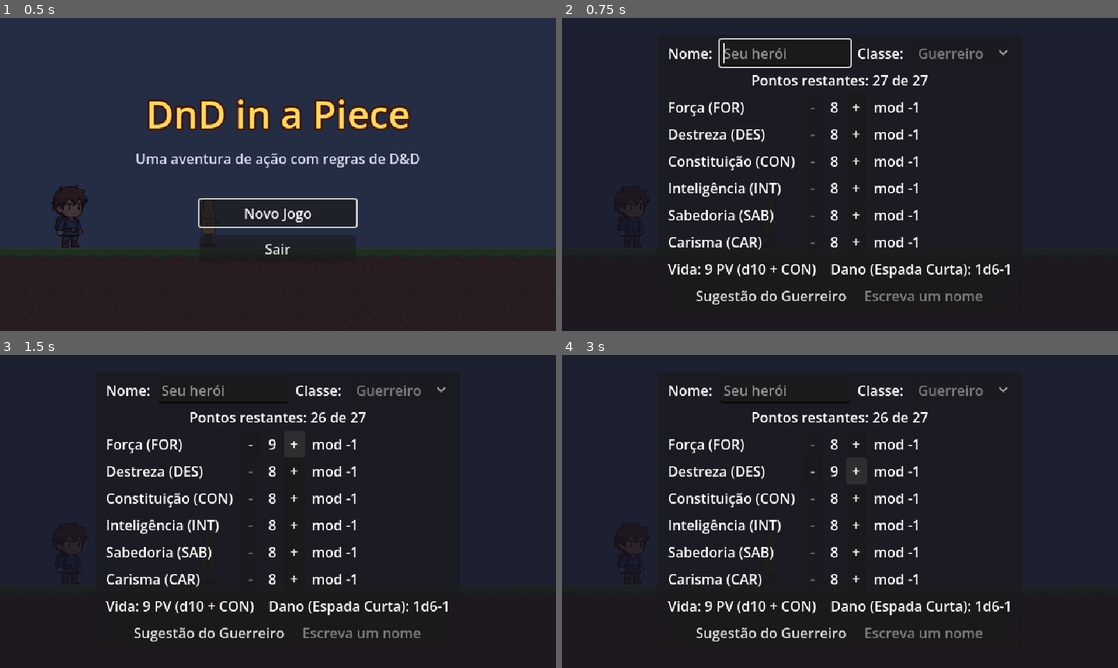
Above: before the commit, frames 1-4 (two rows, left to right).
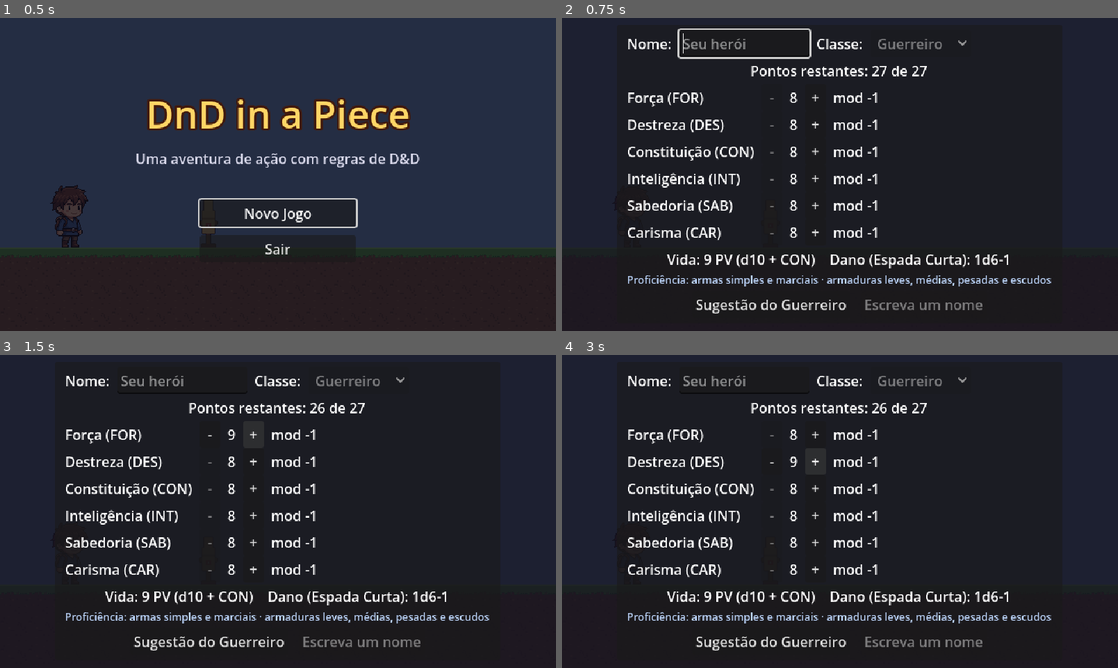
Above: after the commit, the same moments.

Repository: Lucas-PB1/dnd-in-a-piec
Game: Godot game, scene res://levels/main.tscn
The game is run twice, just before and just after one commit, with the same random seed, the same clock (stepped at 60 frames per second) and the same inputs.
Inputs:
- Up to frame 1 (0.5 s): no input
- Up to frame 2 (0.75 s): click "Novo Jogo" at 0.5 s
- Up to frame 3 (1.5 s): click "+" at 1.25 s
- Up to frame 4 (3 s): click "-" at 2 s; click "+" at 2.75 s

Frame 1 is identical in both runs. In frame 2, 12% of the frame differs, in the area x 11-88%, y 3-95%; in frame 3, 12%; in frame 4, 12%.

Commit message:
Proficiências de armas e treinamento de armaduras
- Proficiencias: armas simples/marciais, armaduras leves/médias/pesadas/escudos
- ClasseRPG com proficiências; Guerreiro proficiente em tudo (livro)
- Arma.categoria (espada curta marcial; desarmado sempre proficiente)
- Sem proficiência na arma: o ataque não soma o +2 de proficiência
- Criação mostra as proficiências da classe; inventário avisa 'Sem proficiência'
- Testes das proficiências

Co-Authored-By: Claude Opus 5.5 <noreply@anthropic.com>

Diff:
--- a/core/dados/arma.gd
+++ b/core/dados/arma.gd
@@ -7,6 +7,9 @@
 @export var dados_dano: String = "1d6"
 ## Tipo de dano (TiposDano): espada curta = perfurante, soco = contundente.
 @export var tipo_dano: StringName = TiposDano.CONTUNDENTE
+## Categoria para proficiência (Proficiencias: simples ou marcial; espada curta = marcial).
+## Vazio = ataque desarmado: todo mundo é proficiente.
+@export var categoria: StringName = &""
 ## Acuidade (D&D): o dano usa o maior entre Força e Destreza. Sem ela, usa só Força.
 @export var acuidade: bool = false
 ## Arma não mágica: sofre Corrosão (ex.: tocar o Gray Ooze). Falso para soco e armas mágicas.
--- a/core/dados/classe_rpg.gd
+++ b/core/dados/classe_rpg.gd
@@ -9,3 +9,7 @@
 @export var atributos_sugeridos: Dictionary[StringName, int] = {}
 ## Salvaguardas em que a classe é proficiente (Guerreiro: Força e Constituição).
 @export var salvaguardas_proficientes: Array[StringName] = []
+## Categorias de arma em que é proficiente (Proficiencias: simples, marcial).
+@export var proficiencias_armas: Array[StringName] = []
+## Treinamento de armaduras (Proficiencias: leve, media, pesada, escudo).
+@export var treinamento_armaduras: Array[StringName] = []
--- a/core/regras/ficha.gd
+++ b/core/regras/ficha.gd
@@ -76,10 +76,16 @@
 	return dado.texto()
 
 
-## Bônus para acertar: proficiência + o mesmo modificador do dano (o Guerreiro é proficiente
-## com todas as armas e com o ataque desarmado).
+## Proficiente com a arma? Ataque desarmado (sem categoria) sempre é.
+func proficiente_com(arma: Arma) -> bool:
+	return arma.categoria == &"" or arma.categoria in classe.proficiencias_armas
+
+
+## Bônus para acertar: o mesmo modificador do dano + proficiência, se for proficiente com
+## a arma (sem proficiência a arma ainda funciona, só não soma o +2).
 func bonus_ataque(arma: Arma) -> int:
-	return BONUS_PROFICIENCIA + bonus_dano(arma)
+	var proficiencia := BONUS_PROFICIENCIA if proficiente_com(arma) else 0
+	return proficiencia + bonus_dano(arma)
 
 
 ## O ataque com a arma, pronto para ser resolvido contra a CA do alvo.
--- /dev/null
+++ b/core/regras/proficiencias.gd
@@ -0,0 +1,37 @@
+class_name Proficiencias
+extends RefCounted
+## Categorias de proficiência do D&D 5e (armas e treinamento de armaduras).
+## Arma sem proficiência: não soma o bônus de proficiência no ataque.
+## Armadura sem treinamento: desvantagem em testes de FOR e DES (entra com as armaduras).
+
+const ARMA_SIMPLES := &"simples"
+const ARMA_MARCIAL := &"marcial"
+
+const ARMADURA_LEVE := &"leve"
+const ARMADURA_MEDIA := &"media"
+const ARMADURA_PESADA := &"pesada"
+const ESCUDO := &"escudo"
+
+const NOMES_ARMAS := {ARMA_SIMPLES: "simples", ARMA_MARCIAL: "marciais"}
+const NOMES_ARMADURAS := {ARMADURA_LEVE: "leves", ARMADURA_MEDIA: "médias", ARMADURA_PESADA: "pesadas", ESCUDO: "escudos"}
+const NOMES_CATEGORIA_ARMA := {ARMA_SIMPLES: "simples", ARMA_MARCIAL: "marcial"}
+
+
+## "armas simples e marciais"
+static func texto_armas(categorias: Array[StringName]) -> String:
+	return "armas %s" % _juntar(categorias, NOMES_ARMAS) if not categorias.is_empty() else "nenhuma arma"
+
+
+## "armaduras leves, médias, pesadas e escudos"
+static func texto_armaduras(categorias: Array[StringName]) -> String:
+	return "armaduras %s" % _juntar(categorias, NOMES_ARMADURAS) if not categorias.is_empty() else "nenhuma armadura"
+
+
+## Junta como em português: "a", "a e b", "a, b e c".
+static func _juntar(categorias: Array[StringName], nomes: Dictionary) -> String:
+	var partes: PackedStringArray = []
+	for categoria in categorias:
+		partes.append(nomes.get(categoria, String(categoria)))
+	if partes.size() <= 1:
+		return "".join(partes)
+	return "%s e %s" % [", ".join(partes.slice(0, partes.size() - 1)), partes[partes.size() - 1]]
--- a/data/arma_espada_curta.tres
+++ b/data/arma_espada_curta.tres
@@ -6,11 +6,12 @@
 [resource]
 script = ExtResource("1_arma")
 nome = "Espada Curta"
-descricao = "Lâmina leve de estocada (perfurante). Acuidade: usa Força ou Destreza, a maior."
+descricao = "Arma marcial leve de estocada (perfurante). Acuidade: usa Força ou Destreza, a maior."
 icone = ExtResource("2_textura")
 espaco = &"mao"
 dados_dano = "1d6"
 tipo_dano = &"perfurante"
+categoria = &"marcial"
 acuidade = true
 corroivel = true
 textura = ExtResource("2_textura")
--- a/data/classe_guerreiro.tres
+++ b/data/classe_guerreiro.tres
@@ -15,3 +15,5 @@
 &"sabedoria": 12
 })
 salvaguardas_proficientes = Array[StringName]([&"forca", &"constituicao"])
+proficiencias_armas = Array[StringName]([&"simples", &"marcial"])
+treinamento_armaduras = Array[StringName]([&"leve", &"media", &"pesada", &"escudo"])
--- a/tests/teste_combate_dnd.gd
+++ b/tests/teste_combate_dnd.gd
@@ -18,6 +18,7 @@
 	_testar_gray_ooze()
 	_testar_tipos_e_resistencia()
 	_testar_desgaste()
+	_testar_proficiencias()
 	if _falhas == 0:
 		print("PASSOU: todos os testes de combate de D&D")
 	else:
@@ -155,6 +156,31 @@
 		"no -5 a arma é destruída e sai da mão")
 
 
+## Guerreiro: armas simples e marciais; armaduras leves, médias, pesadas e escudos.
+## Sem proficiência na arma, o ataque perde o +2 de proficiência.
+func _testar_proficiencias() -> void:
+	var guerreiro: ClasseRPG = load("res://data/classe_guerreiro.tres")
+	var espada: Arma = load("res://data/arma_espada_curta.tres")
+	var soco: Arma = load("res://data/ataque_desarmado.tres")
+	_checar(espada.categoria == Proficiencias.ARMA_MARCIAL, "espada curta é arma marcial")
+	_checar(Proficiencias.ARMA_SIMPLES in guerreiro.proficiencias_armas and Proficiencias.ARMA_MARCIAL in guerreiro.proficiencias_armas,
+		"Guerreiro: proficiente em armas simples e marciais")
+	_checar(guerreiro.treinamento_armaduras.size() == 4 and Proficiencias.ESCUDO in guerreiro.treinamento_armaduras,
+		"Guerreiro: treinado em armaduras leves, médias, pesadas e escudos")
+	var valores := {Atributos.FORCA: 15}
+	var ficha_guerreiro := Ficha.new(guerreiro, valores)
+	_checar(ficha_guerreiro.proficiente_com(espada) and ficha_guerreiro.bonus_ataque(espada) == 4,
+		"Guerreiro com espada curta: proficiente, +2 FOR +2 proficiência = +4")
+	var sem_marciais := guerreiro.duplicate() as ClasseRPG
+	sem_marciais.proficiencias_armas = [Proficiencias.ARMA_SIMPLES]
+	var ficha_sem := Ficha.new(sem_marciais, valores)
+	_checar(not ficha_sem.proficiente_com(espada) and ficha_sem.bonus_ataque(espada) == 2,
+		"classe sem armas marciais: espada curta só com +2 FOR (sem proficiência)")
+	_checar(ficha_sem.proficiente_com(soco) and ficha_sem.bonus_ataque(soco) == 4, "ataque desarmado: todo mundo é proficiente")
+	_checar(Proficiencias.texto_armaduras(guerreiro.treinamento_armaduras) == "armaduras leves, médias, pesadas e escudos",
+		"texto do treinamento em português")
+
+
 func _checar(condicao: bool, descricao: String) -> void:
 	if condicao:
 		print("  ok   - ", descricao)
--- a/ui/criacao_personagem/tela_criacao.gd
+++ b/ui/criacao_personagem/tela_criacao.gd
@@ -23,6 +23,7 @@
 @onready var _pontos: Label = %Pontos
 @onready var _grade: GridContainer = %Grade
 @onready var _previa: Label = %Previa
+@onready var _proficiencias: Label = %Proficiencias
 @onready var _botao_sugestao: Button = %Sugestao
 @onready var _botao_comecar: Button = %Comecar
 
@@ -121,6 +122,8 @@
 	var ficha := _ficha_atual()
 	_previa.text = "Vida: %d PV (d%d + CON)    Dano (%s): %s" % [
 		ficha.vida_maxima(), _classe.dado_vida, arma_previa.nome, ficha.texto_dano(arma_previa)]
+	_proficiencias.text = "Proficiência: %s · %s" % [Proficiencias.texto_armas(_classe.proficiencias_armas),
+		Proficiencias.texto_armaduras(_classe.treinamento_armaduras)]
 	_botao_sugestao.text = "Sugestão do %s" % _classe.nome
 	var falta := _falta_algo()
 	_botao_comecar.disabled = falta != ""
--- a/ui/criacao_personagem/tela_criacao.tscn
+++ b/ui/criacao_personagem/tela_criacao.tscn
@@ -86,6 +86,13 @@
 layout_mode = 2
 horizontal_alignment = 1
 
+[node name="Proficiencias" type="Label" parent="Centro/Painel/Margem/Coluna"]
+unique_name_in_owner = true
+layout_mode = 2
+theme_override_colors/font_color = Color(0.75, 0.85, 1, 1)
+theme_override_font_sizes/font_size = 12
+horizontal_alignment = 1
+
 [node name="Botoes" type="HBoxContainer" parent="Centro/Painel/Margem/Coluna"]
 layout_mode = 2
 theme_override_constants/separation = 12
--- a/ui/inventario/tela_inventario.gd
+++ b/ui/inventario/tela_inventario.gd
@@ -150,6 +150,8 @@
 	if arma == null or _ficha == null:
 		return ""
 	var texto := "Dano: %s %s" % [_ficha.texto_dano(arma), TiposDano.nome(arma.tipo_dano)]
+	if not _ficha.proficiente_com(arma):
+		texto += "\nSem proficiência: -%d no ataque" % Ficha.BONUS_PROFICIENCIA
 	var penalidade := _inventario.penalidade(arma)
 	if penalidade > 0:
 		texto += "\nCorroída: -%d no ataque" % penalidade
Not shown, added: core/regras/proficiencias.gd.uid
Not shown, changed: CLAUDE.md
